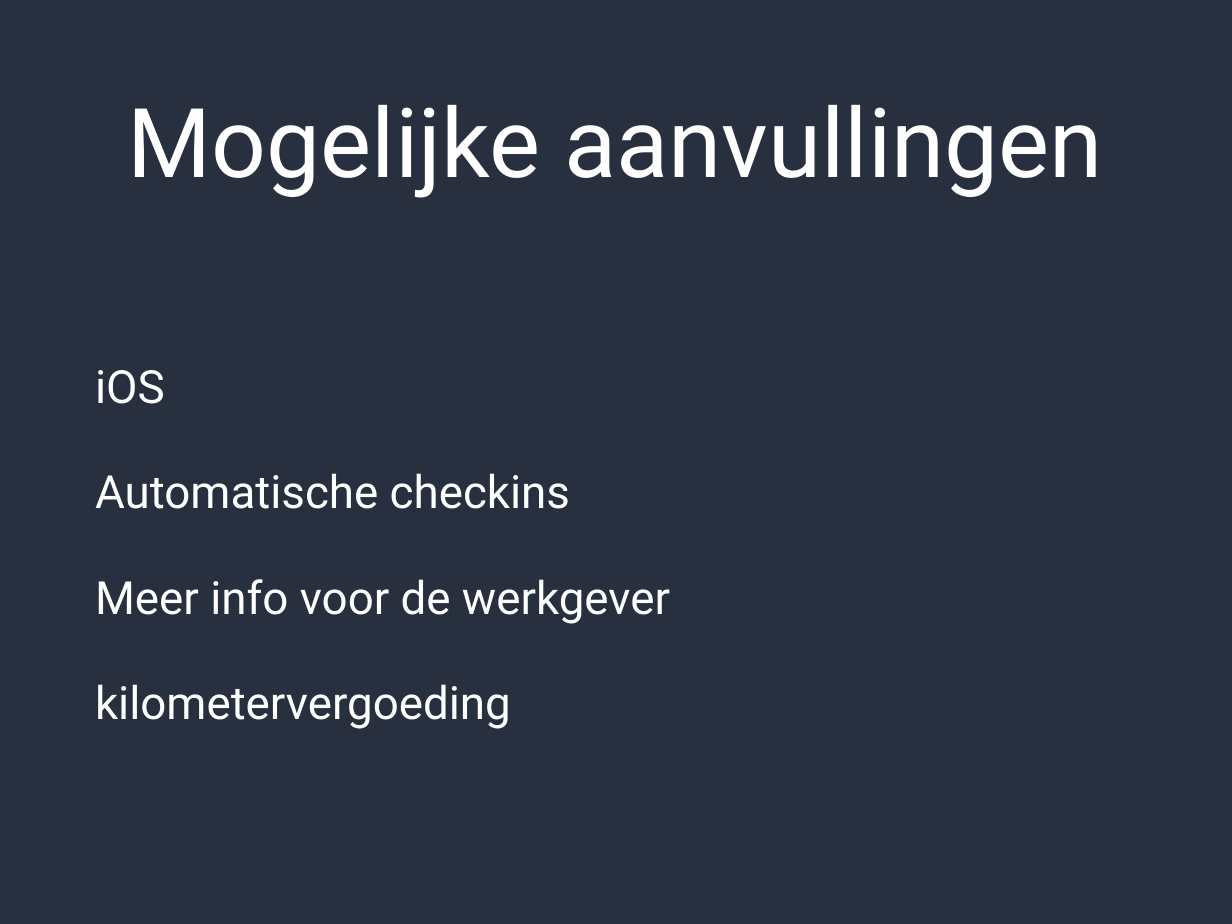
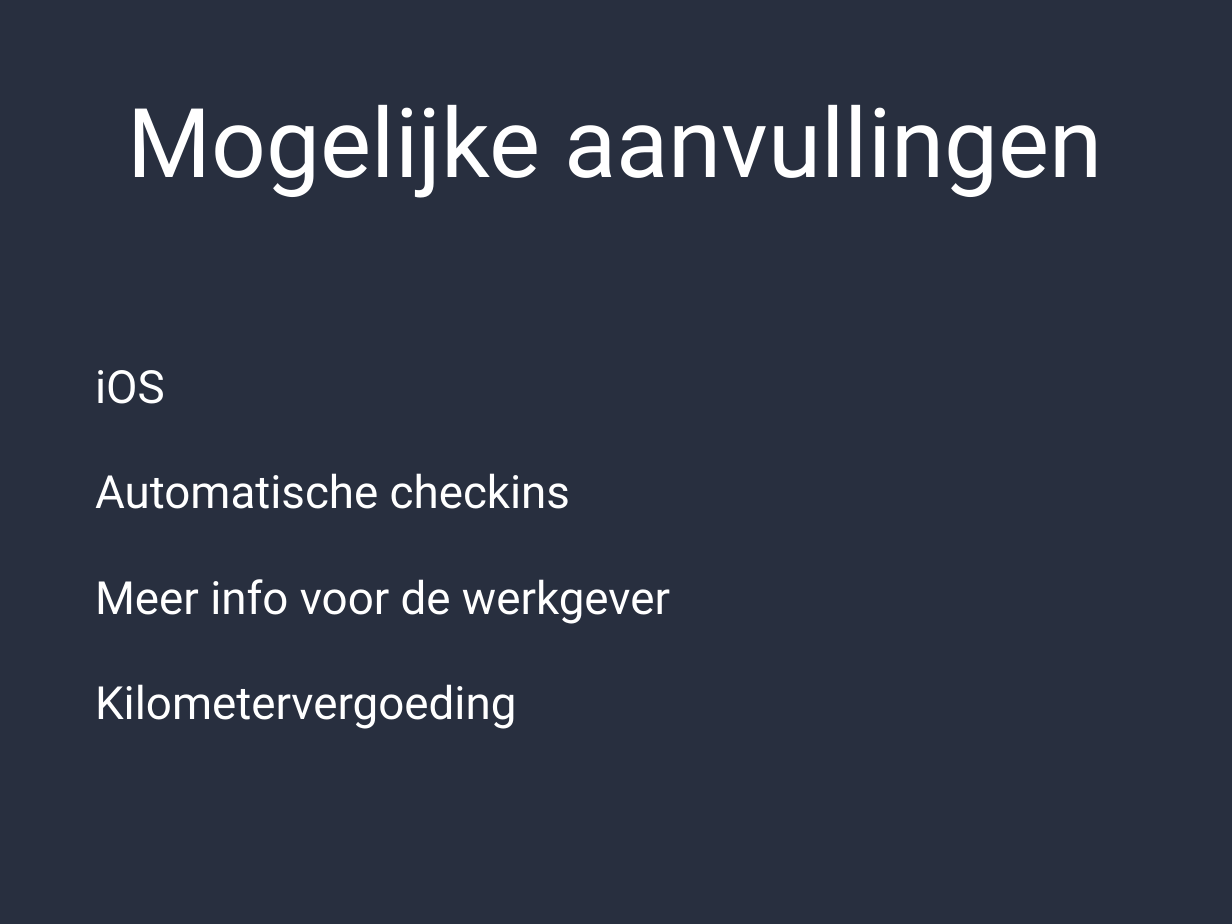
Before and after one commit to punchtime/organisation, a slide deck: slide 7 of assets/presentation.pptx. Drawn at 1232x924 pixels with LibreOffice and Linux fonts; fonts in the diff are those of the drawing; background and template pictures are left out. Boxes give left, top, right and bottom in pixels: in the first picture for what was removed or moved away, otherwise in the second. Text is boxed around its words. In the diff, an @@ line names an element or a change of style, - is before the commit and + after.

```diff
--- a/assets/presentation.pptx
+++ b/assets/presentation.pptx
@@ text at <box>95,684,516,729</box>: text changed @@
-kilometervergoeding
+Kilometervergoeding
```
Also in this commit, not shown: 2 other slides changed, 2 other files.
